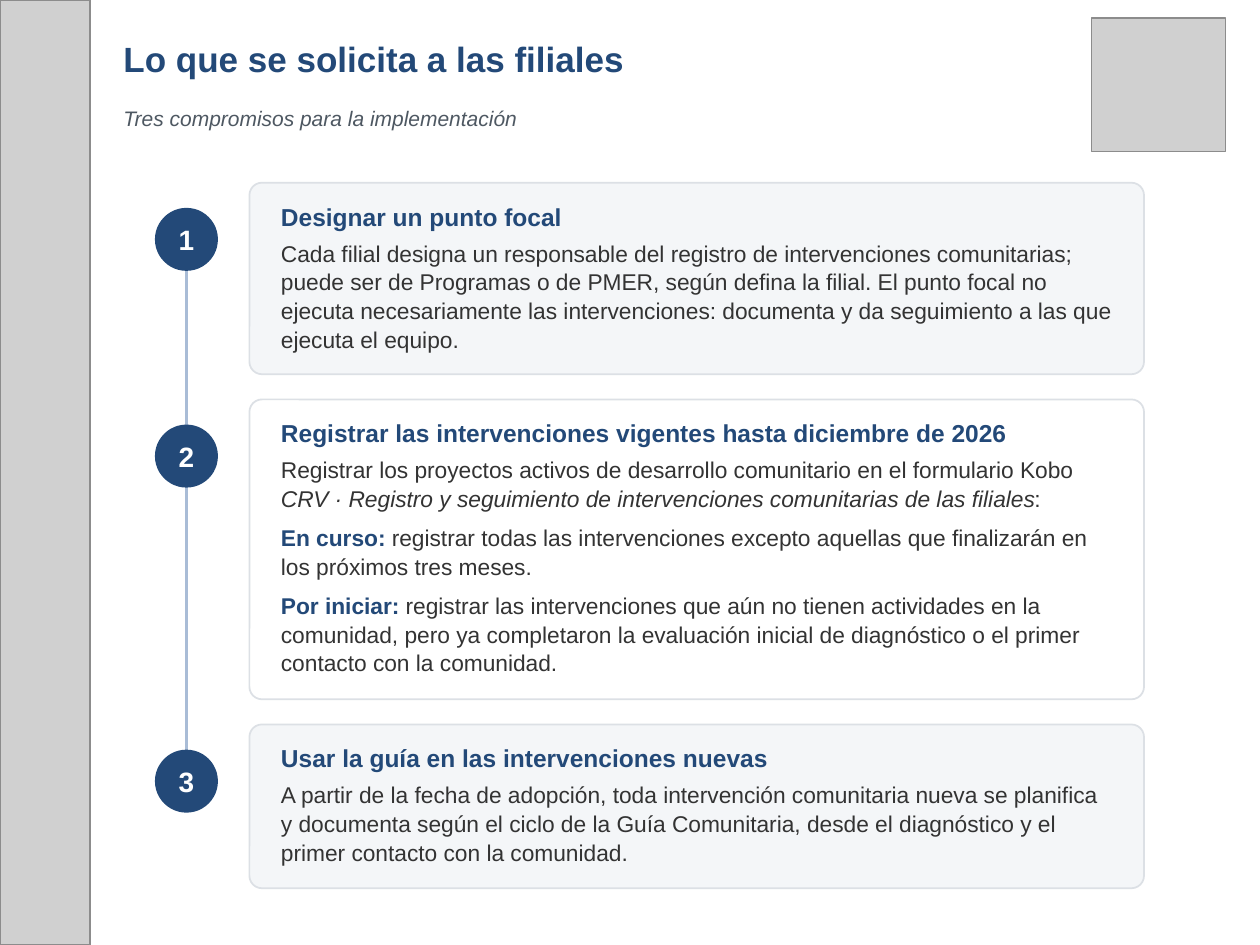
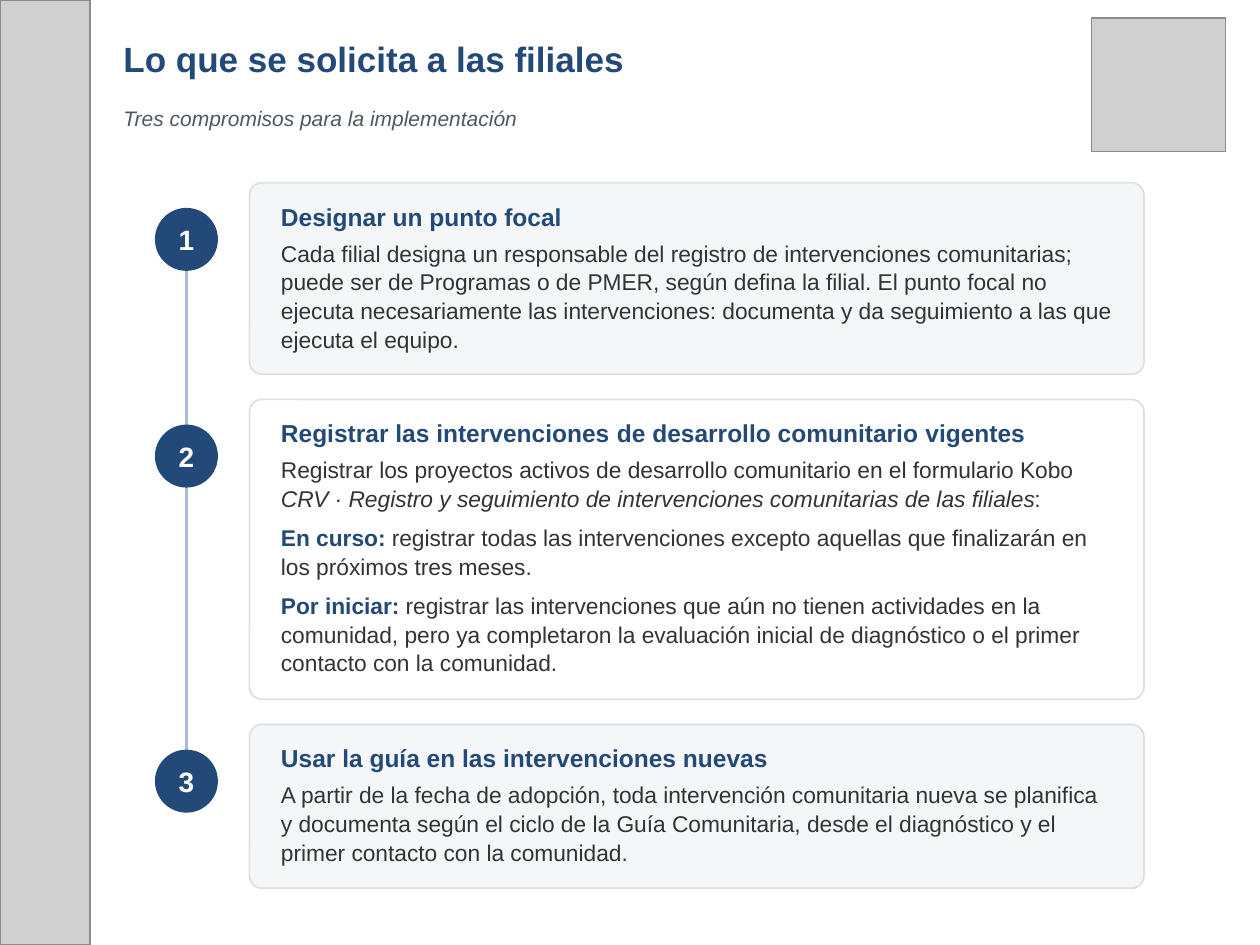
Before and after one commit to fmblancop/Hoja-de-Ruta-CRV, a slide deck: slide 13 of Hoja_de_Ruta_CRV_presentacion.pptx. Drawn at 1260x945 pixels with LibreOffice and Linux fonts; fonts in the diff are those of the drawing; grey boxes stand for pictures. Boxes give left, top, right and bottom in pixels: in the first picture for what was removed or moved away, otherwise in the second. Text is boxed around its words. In the diff, an @@ line names an element or a change of style, - is before the commit and + after.

```diff
--- a/Hoja_de_Ruta_CRV_presentacion.pptx
+++ b/Hoja_de_Ruta_CRV_presentacion.pptx
@@ text at [281,424,1024,447]: text changed @@
-Registrar las intervenciones vigentes hasta diciembre de 2026
+Registrar las intervenciones de desarrollo comunitario vigentes
```
Also in this commit, not shown: 6 other slides changed, 1 other file.
